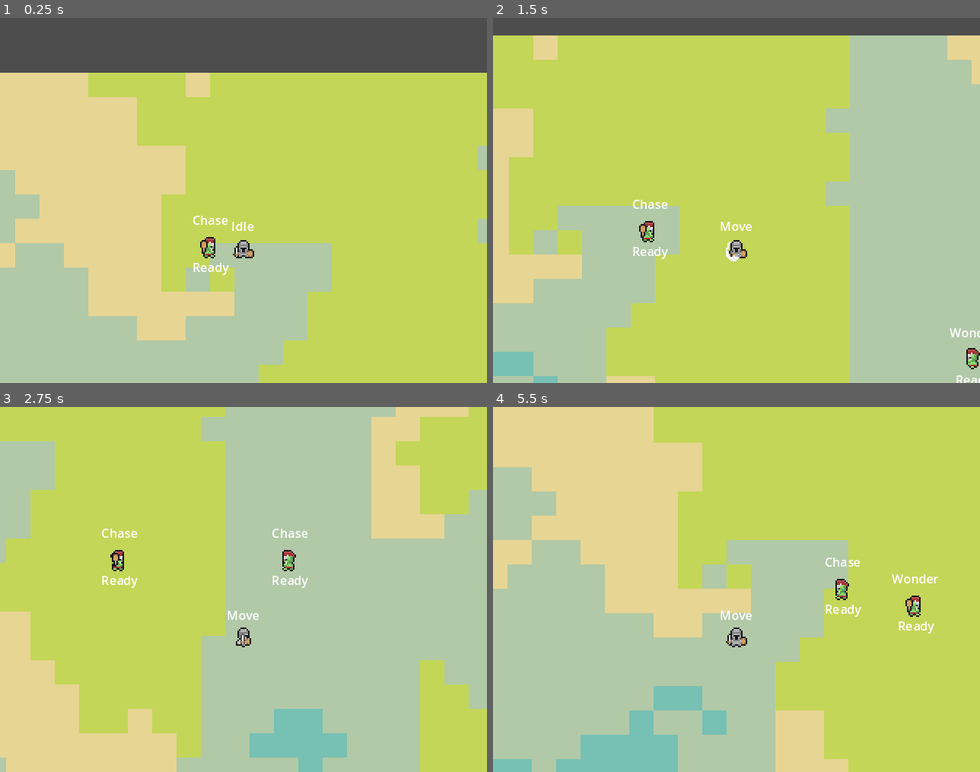
Above: before the commit, frames 1-4 (two rows, left to right).
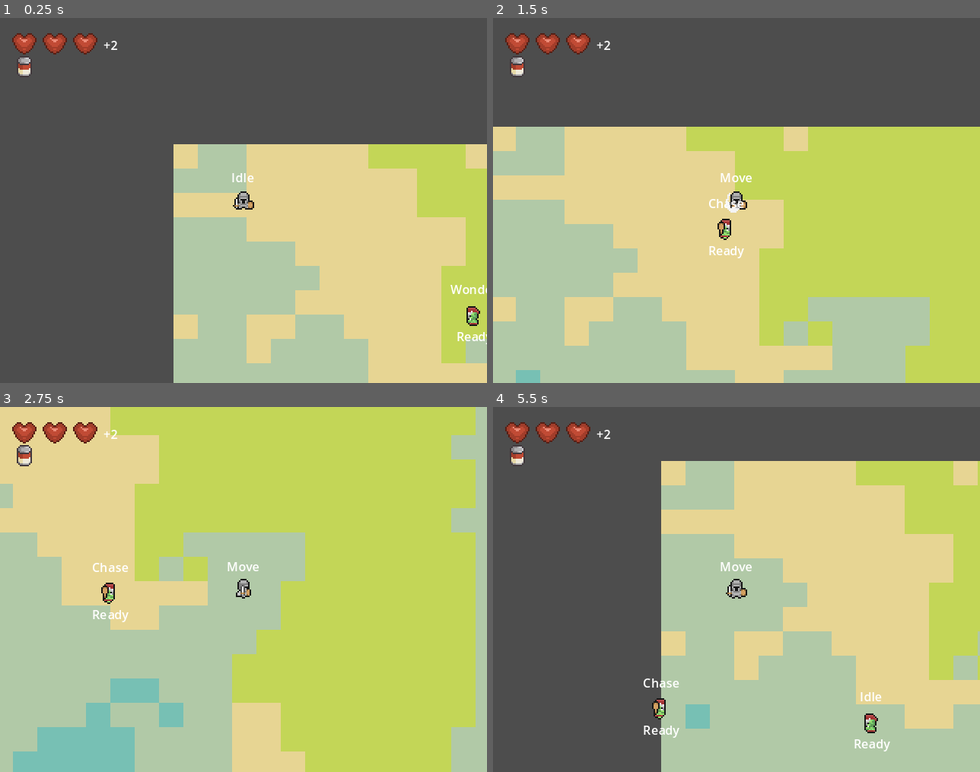
Above: after the commit, the same moments.

Repository: dmitriy-shmilo/GBIC23
Game: Godot game, scene res://main.tscn
Same seed, same stepped clock (60 frames per second), same inputs: the game is played once before the commit and once after it.
Inputs:
- Up to frame 1 (0.25 s): no input
- Up to frame 2 (1.5 s): hold D (move_right) 0.53-1.28 s; tap Space (attack) at 0.6, 1.35 s; hold S (move_down) from 1.28 s (still down)
- Up to frame 3 (2.75 s): release S (move_down) at 2.03 s; hold D (move_right) from 2.03 s (still down); tap Space (attack) at 2.1 s
- Up to frame 4 (5.5 s): release D (move_right) at 2.78 s; hold W (move_up) 2.78-3.53 s; tap Space (attack) every 0.75 s from 2.85 to 5.1 s; hold A (move_left) 3.53-5.03 s; hold S (move_down) from 5.03 s (still down)

The runs differ from the first frame. In frame 1, 74% of the frame differs, in the area x 0-100%, y 4-100%; in frame 2, 75%; in frame 3, 79%; in frame 4, 83%, in the area x 0-100%, y 0-100%.

Commit message:
Display a health HUD. Let the player sustain hazard damage.

Diff:
--- /dev/null
+++ b/gui/default_theme.tres
@@ -0,0 +1,3 @@
+[gd_resource type="Theme" format=3 uid="uid://owk3ykubwdkx"]
+
+[resource]
--- /dev/null
+++ b/gui/hud.gd
@@ -0,0 +1,34 @@
+class_name Hud
+extends Control
+
+@export var vitals: VitalsComponent = null
+
+@onready var _health_container: HBoxContainer = $"%HealthContainer"
+var _health_icon: Texture = preload("res://gui/hud_health.tres")
+@onready var _extra_health_label = $"%HealthContainer/ExtraHealthLabel"
+@onready var _health_icon_template = $"%HealthIconTemplate"
+
+const MAX_ICONS = 3
+func _ready() -> void:
+	vitals.connect("health_changed", _on_vitals_health_changed)
+	for i in range(MAX_ICONS):
+		var heart_rect = _health_icon_template.duplicate(0)
+		heart_rect.visible = true
+		_health_container.add_child(heart_rect)
+	_extra_health_label.move_to_front()
+	_refresh_health(vitals)
+
+func _refresh_health(vitals: VitalsComponent) -> void:
+	var extra_health = vitals.current_health - MAX_ICONS
+	if extra_health > 0:
+		_extra_health_label.text = "+%d" % [extra_health]
+	else:
+		_extra_health_label.text = " "
+
+	for i in range(MAX_ICONS):
+		var icon = _health_container.get_child(i + 1)
+		icon.visible = i < vitals.current_health
+
+
+func _on_vitals_health_changed(vitals) -> void:
+	_refresh_health(vitals)
--- /dev/null
+++ b/gui/hud.tscn
@@ -0,0 +1,50 @@
+[gd_scene load_steps=4 format=3 uid="uid://dcsij2ymvcr1x"]
+
+[ext_resource type="Script" path="res://gui/hud.gd" id="1_tlkf4"]
+[ext_resource type="Texture2D" uid="uid://b0v3k4tusthhg" path="res://gui/hud_health.tres" id="2_ftoaj"]
+[ext_resource type="Texture2D" uid="uid://bb5jw57l32lrb" path="res://gui/hud_food.tres" id="2_vx6fv"]
+
+[node name="HUD" type="Control"]
+layout_mode = 3
+anchors_preset = 15
+anchor_right = 1.0
+anchor_bottom = 1.0
+grow_horizontal = 2
+grow_vertical = 2
+script = ExtResource("1_tlkf4")
+
+[node name="HealthContainer" type="HBoxContainer" parent="."]
+unique_name_in_owner = true
+layout_mode = 2
+offset_left = 8.0
+offset_top = 8.0
+offset_right = 48.0
+offset_bottom = 24.0
+
+[node name="HealthIconTemplate" type="TextureRect" parent="HealthContainer"]
+unique_name_in_owner = true
+visible = false
+layout_mode = 2
+size_flags_horizontal = 4
+size_flags_vertical = 4
+texture = ExtResource("2_ftoaj")
+stretch_mode = 4
+
+[node name="ExtraHealthLabel" type="Label" parent="HealthContainer"]
+layout_mode = 2
+size_flags_horizontal = 4
+size_flags_vertical = 8
+theme_override_font_sizes/font_size = 8
+text = " "
+
+[node name="FoodContainer" type="HBoxContainer" parent="."]
+layout_mode = 2
+offset_left = 8.0
+offset_top = 24.0
+offset_right = 48.0
+offset_bottom = 40.0
+
+[node name="TextureRect" type="TextureRect" parent="FoodContainer"]
+layout_mode = 2
+texture = ExtResource("2_vx6fv")
+stretch_mode = 2
--- /dev/null
+++ b/gui/hud_food.tres
@@ -0,0 +1,7 @@
+[gd_resource type="AtlasTexture" load_steps=2 format=3 uid="uid://bb5jw57l32lrb"]
+
+[ext_resource type="Texture2D" uid="uid://2u0ysnh8j1p4" path="res://assets/img/gui/gui.png" id="1_pytyg"]
+
+[resource]
+atlas = ExtResource("1_pytyg")
+region = Rect2(16, 0, 16, 16)
--- /dev/null
+++ b/gui/hud_health.tres
@@ -0,0 +1,7 @@
+[gd_resource type="AtlasTexture" load_steps=2 format=3 uid="uid://b0v3k4tusthhg"]
+
+[ext_resource type="Texture2D" uid="uid://2u0ysnh8j1p4" path="res://assets/img/gui/gui.png" id="1_sftmy"]
+
+[resource]
+atlas = ExtResource("1_sftmy")
+region = Rect2(0, 0, 16, 16)
--- a/main.tscn
+++ b/main.tscn
@@ -1,9 +1,10 @@
-[gd_scene load_steps=7 format=3 uid="uid://b7j8u2vq5ha67"]
+[gd_scene load_steps=8 format=3 uid="uid://b7j8u2vq5ha67"]
 
 [ext_resource type="Script" path="res://main.gd" id="1_t5h54"]
 [ext_resource type="Texture2D" uid="uid://ywhkccg72uyq" path="res://assets/img/terrain.png" id="2_sp50l"]
 [ext_resource type="PackedScene" uid="uid://btailb80t6j47" path="res://player/player.tscn" id="3_y7d5t"]
 [ext_resource type="PackedScene" uid="uid://5dkaog5aw2nb" path="res://enemy/enemy.tscn" id="4_pgsah"]
+[ext_resource type="PackedScene" uid="uid://dcsij2ymvcr1x" path="res://gui/hud.tscn" id="5_q1vmy"]
 
 [sub_resource type="TileSetAtlasSource" id="TileSetAtlasSource_02pu7"]
 texture = ExtResource("2_sp50l")
@@ -32,7 +33,7 @@
 format = 2
 
 [node name="Player" parent="." instance=ExtResource("3_y7d5t")]
-position = Vector2(230, 116)
+position = Vector2(46, 37)
 
 [node name="Enemy" parent="." instance=ExtResource("4_pgsah")]
 position = Vector2(203, 119)
@@ -42,3 +43,10 @@
 
 [node name="Enemy3" parent="." instance=ExtResource("4_pgsah")]
 position = Vector2(79, 318)
+
+[node name="CanvasLayer" type="CanvasLayer" parent="."]
+
+[node name="HUD" parent="CanvasLayer" node_paths=PackedStringArray("vitals") instance=ExtResource("5_q1vmy")]
+vitals = NodePath("../../Player/VitalsComponent")
+
+[editable path="Player"]
--- a/player/player.gd
+++ b/player/player.gd
@@ -52,3 +52,9 @@
 		_hit_box.rotation_degrees = 180
 
 	_play_animation()
+
+
+func _on_vitals_component_health_changed(vitals) -> void:
+	if vitals.current_health <= 0:
+		# TODO: exit the level
+		visible = false
--- a/player/player.tscn
+++ b/player/player.tscn
@@ -26,6 +26,8 @@
 collision_mask = 8
 script = ExtResource("1_pkpuu")
 
+[node name="Camera2D" type="Camera2D" parent="."]
+
 [node name="BodySprite" type="AnimatedSprite2D" parent="."]
 use_parent_material = true
 sprite_frames = ExtResource("2_660pc")
@@ -35,9 +37,6 @@
 [node name="CollisionShape2D" type="CollisionShape2D" parent="."]
 rotation = 1.5708
 shape = SubResource("CircleShape2D_dnrgw")
-
-[node name="Camera2D" type="Camera2D" parent="."]
-position = Vector2(0, -32)
 
 [node name="MovementMachine" type="Node" parent="." node_paths=PackedStringArray("initial_state")]
 script = ExtResource("3_1gawu")
@@ -81,6 +80,8 @@
 
 [node name="VitalsComponent" type="Node" parent="."]
 script = ExtResource("9_iw2ky")
+max_health = 5.0
+current_health = 5.0
 needs_food = true
 
 [node name="HitBox" type="Area2D" parent="."]
@@ -117,3 +118,4 @@
 [connection signal="transitioned" from="MovementMachine" to="." method="_on_state_machine_transitioned"]
 [connection signal="direction_changed" from="MovementMachine/Move" to="." method="_on_move_direction_changed"]
 [connection signal="transitioned" from="AttackMachine" to="." method="_on_attack_machine_transitioned"]
+[connection signal="health_changed" from="VitalsComponent" to="." method="_on_vitals_component_health_changed"]
Binary file added: assets/img/gui/gui.aseprite
Binary file added: assets/img/gui/gui.png
Not shown, added: assets/img/gui/gui.png.import
